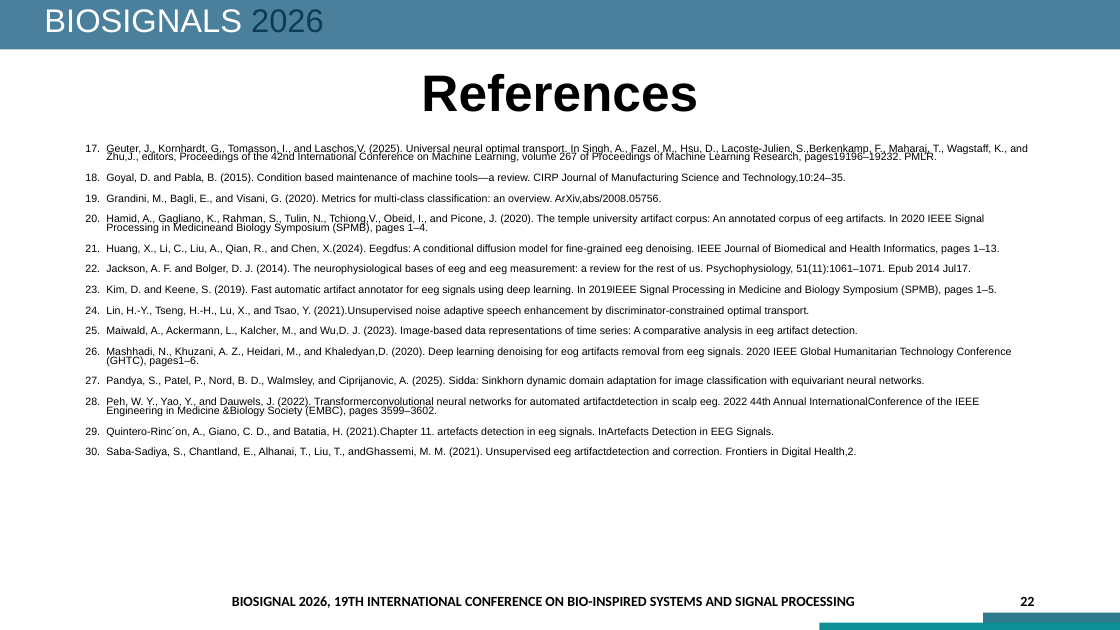
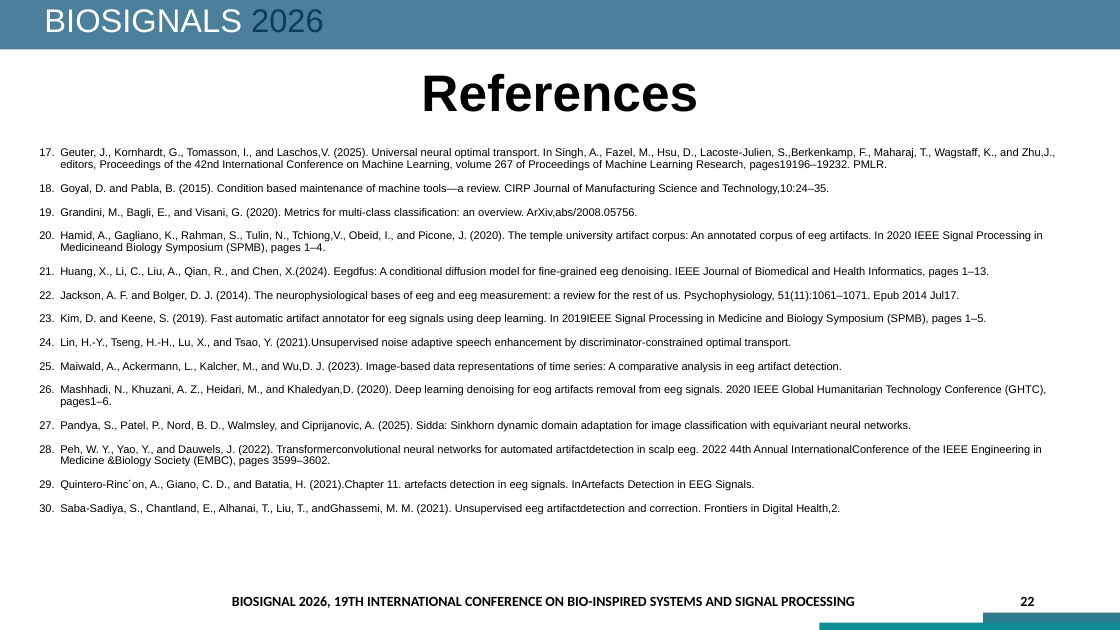
Before and after one commit to iemmanuelvm/cuarto-semestre-dccd, a slide deck: slide 22 of BIOSIGNALS_2026.pptx. Drawn at 1120x630 pixels with LibreOffice and Linux fonts; fonts in the diff are those of the drawing. Boxes give left, top, right and bottom in pixels: in the first picture for what was removed or moved away, otherwise in the second. Text is boxed around its words. In the diff, an @@ line names an element or a change of style, - is before the commit and + after.

```diff
--- a/BIOSIGNALS_2026.pptx
+++ b/BIOSIGNALS_2026.pptx
@@ text "Geuter, J., Kornhardt, G., Tomasson, ..." moved from (x1=106, y1=144, x2=1028, y2=458) to (x1=60, y1=148, x2=1056, y2=514) @@
@@ text "Geuter, J., Kornhardt, G., Tomasson, ..." at (x1=60, y1=148, x2=1056, y2=514): size 9.1 to 9.5 pt; line spacing 0.7 to 0.9 @@
```
Also in this commit, not shown: 3 other slides changed, 2 other files.
